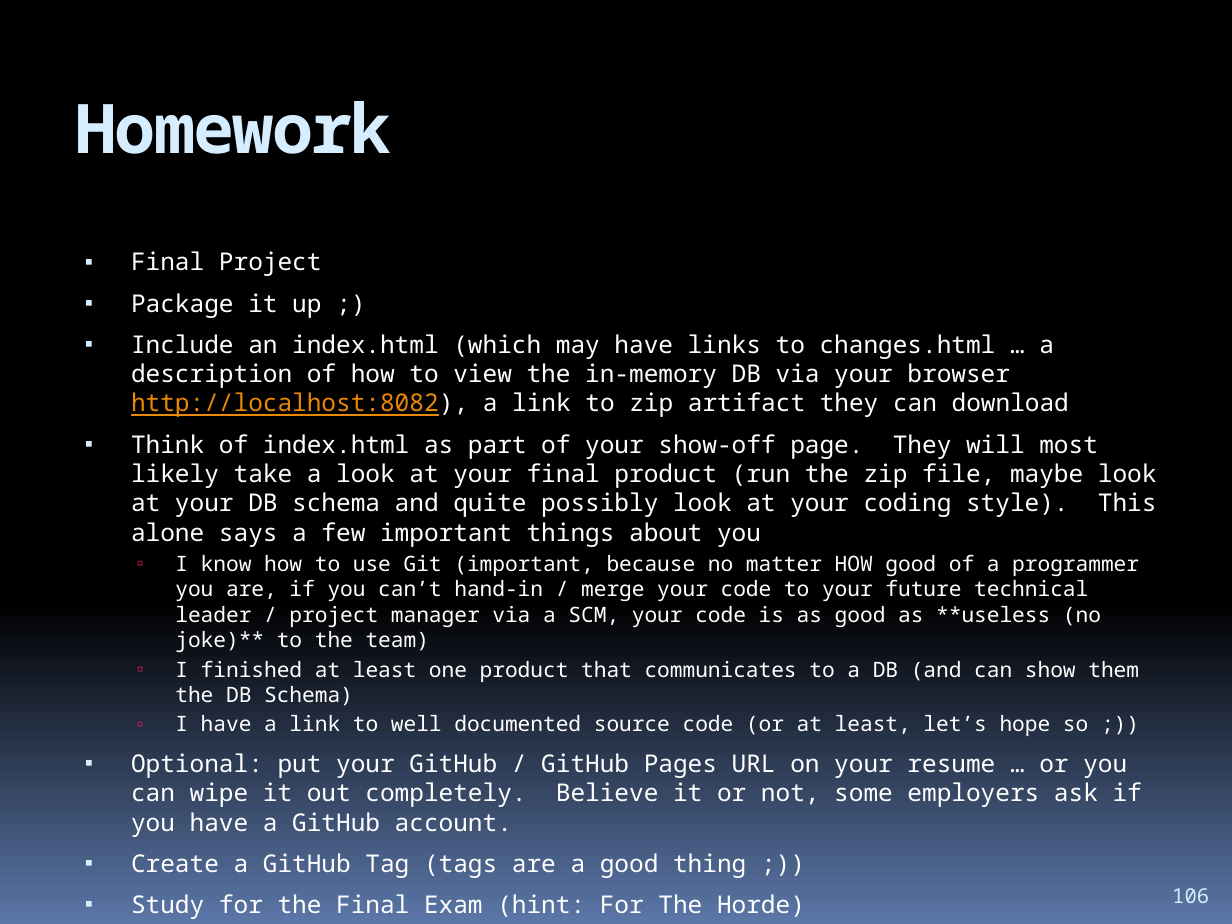
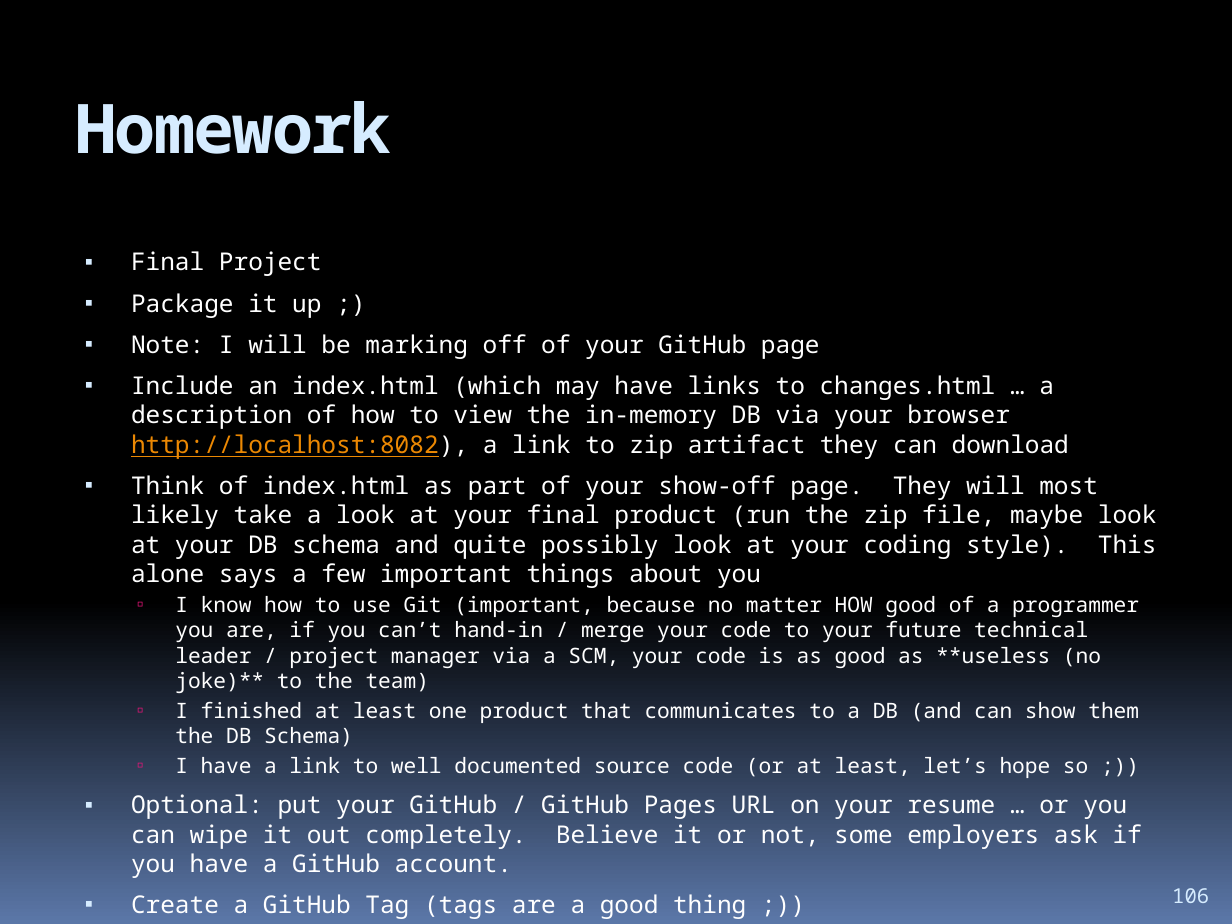
Before and after one commit to hchan/comp2613, a slide deck: slide 106 of coursePresentation.pptx. Drawn at 1232x924 pixels with LibreOffice and Linux fonts; fonts in the diff are those of the drawing. Boxes give left, top, right and bottom in pixels: in the first picture for what was removed or moved away, otherwise in the second. Text is boxed around its words. In the diff, an @@ line names an element or a change of style, - is before the commit and + after.

```diff
--- a/coursePresentation.pptx
+++ b/coursePresentation.pptx
@@ text at [131, 334, 820, 359]: paragraph added @@
+▪ Note: I will be marking off of your GitHub page
```
